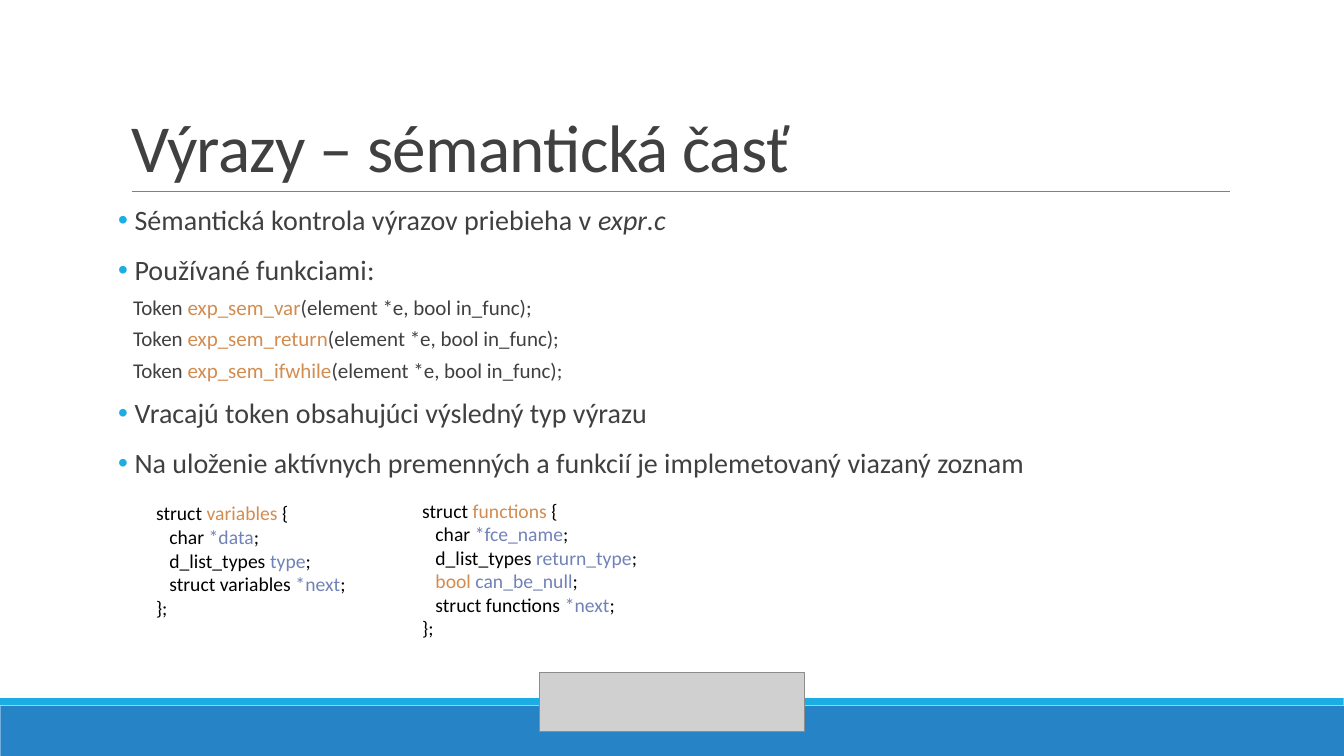
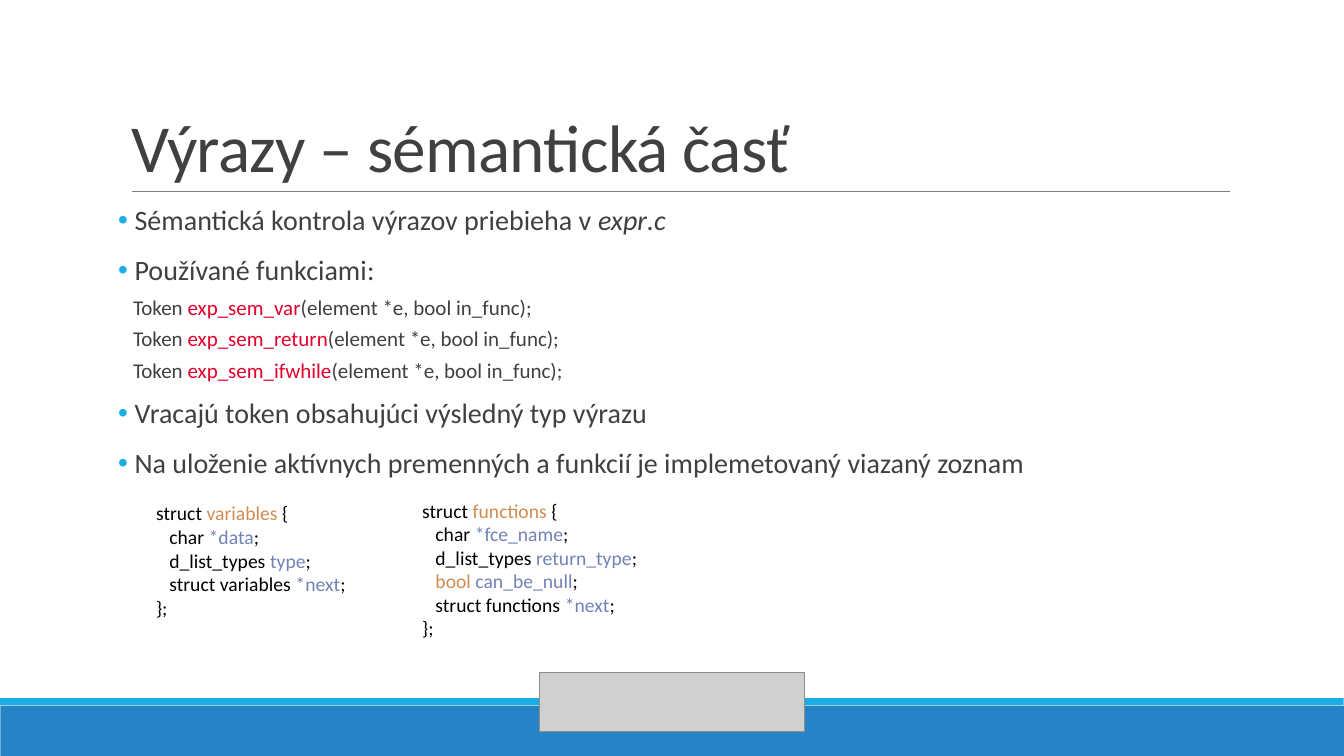
Before and after one commit to MoZZrello/IFJ-Project-2022, a slide deck: slide 11 of docs/IFJ PROJEKT - VARIANTA TRP.pptx. Drawn at 1344x756 pixels with LibreOffice and Linux fonts; fonts in the diff are those of the drawing; grey boxes stand for pictures. Boxes give left, top, right and bottom in pixels: in the first picture for what was removed or moved away, otherwise in the second. Text is boxed around its words. In the diff, an @@ line names an element or a change of style, - is before the commit and + after.

Commit message:
Updated colors

```diff
--- a/docs/IFJ PROJEKT - VARIANTA TRP.pptx
+++ b/docs/IFJ PROJEKT - VARIANTA TRP.pptx
@@ text at (133,300,563,382): text colour #D38C50 to #E4002B in "exp_sem_var(element", "exp_sem_return(element", "exp_sem_ifwhile(element" @@
```
Also in this commit, not shown: 6 other slides changed.
